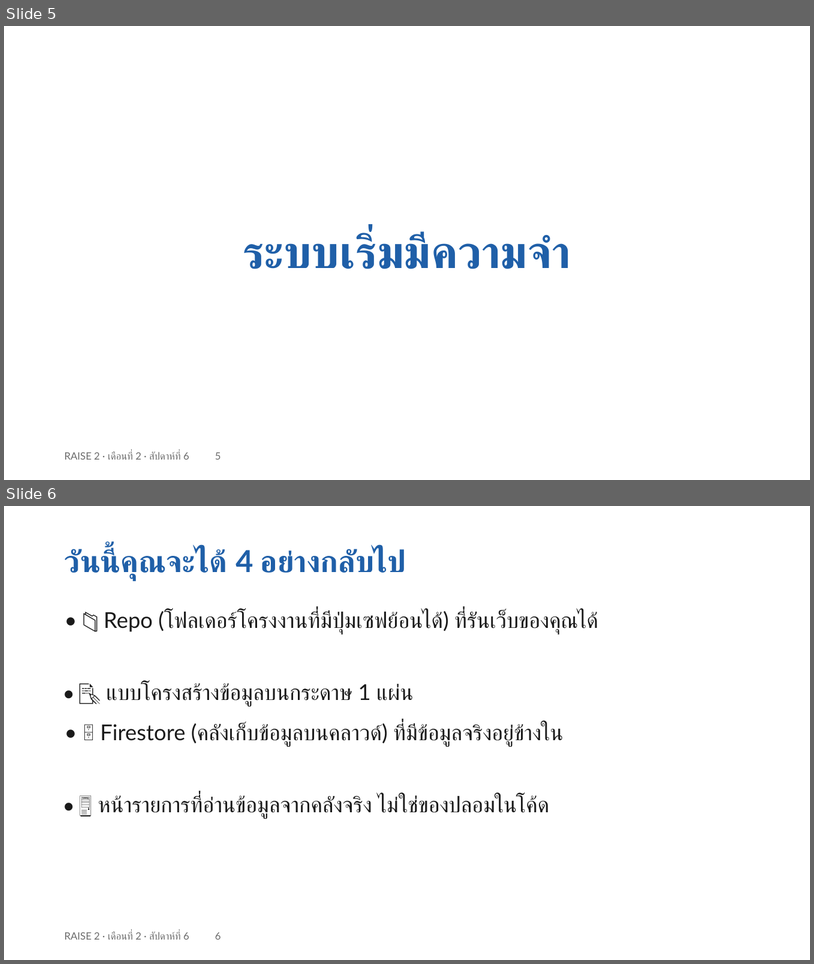
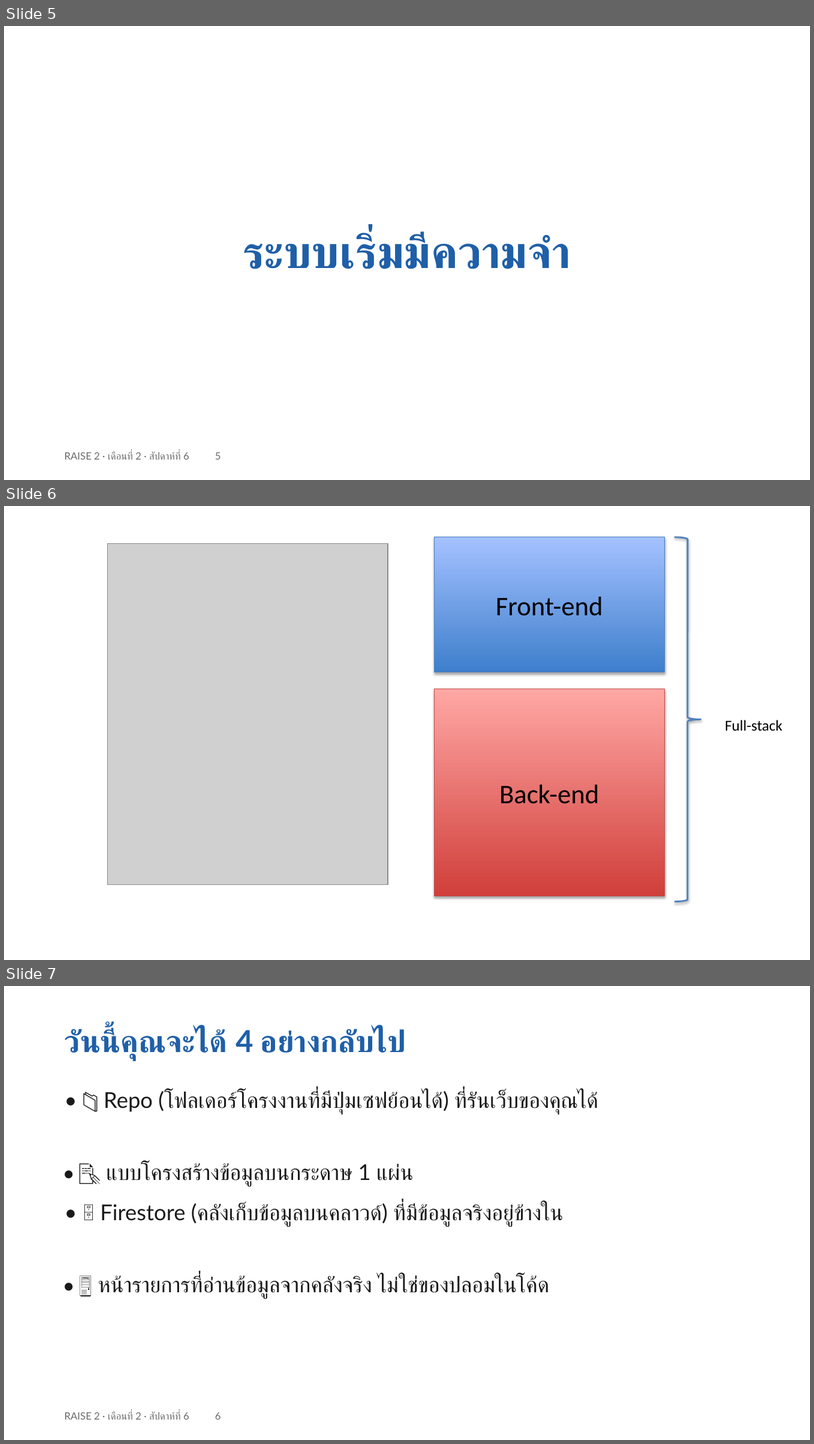
Before and after one commit to cnacha-mfu/raise2-module2, a slide deck: materials/week6/w6-slides.pptx. Shown one above the other, each under a label of ours: slides 5 and 6 before the commit, slides 5, 6 and 7 after it. The pictures are 814x964 and 814x1444 pixels, drawn with LibreOffice and Linux fonts; fonts in the diff are those of the drawing; grey boxes stand for pictures. Boxes give left, top, right and bottom in pixels: in the first picture for what was removed or moved away, otherwise in the second. Text is boxed around its words. In the diff, an @@ line names an element or a change of style, - is before the commit and + after.

```diff
--- a/materials/week6/w6-slides.pptx
+++ b/materials/week6/w6-slides.pptx
@@ slide 6 added at (4, 506, 810, 960), background #FFFFFF @@
@@ rectangle added at (435, 537, 665, 672), fill gradient #3F80CE to #A4C4FF, outline #4B7EBC 0.75 pt, 32 pt, text #000000 @@
+Front-end
@@ right brace added at (675, 537, 701, 901), outline #4F81BD 2 pt @@
@@ picture added at (107, 544, 388, 884) @@
@@ rectangle added at (435, 690, 665, 896), fill gradient #D1403C to #FFA6A5, outline #BF4C48 0.75 pt, 32 pt, text #000000 @@
+Back-end
@@ text added at (725, 720, 783, 731), 18 pt, text #000000 @@
+Full-stack
@@ what was slide 6 is now slide 7 @@
```
Also in this commit, not shown: 16 slides changed, 2 other slides added, 2 other files.
